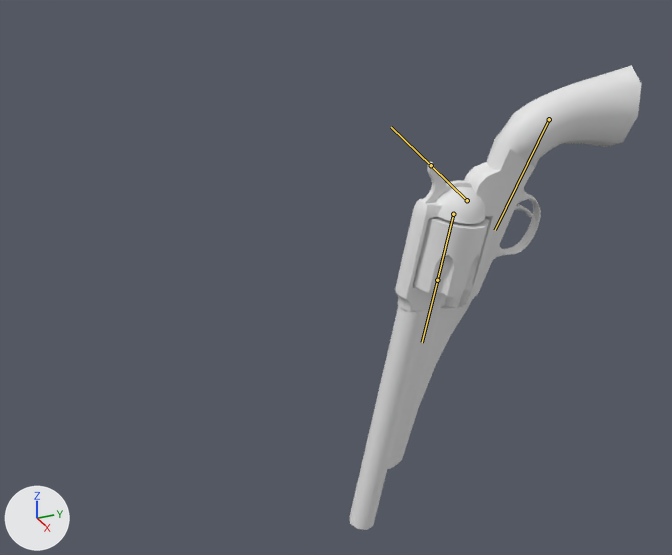
Two versions of the FBX model Art/Animations/WEP_Repeater_Revolver_Animations_001/WEP_Revolver_Repeater_Animations_Throw_001.fbx, one commit apart.
One viewpoint serves both versions: a camera (50 mm lens) standing at (0.676, -0.516, 0.527) and looking at (-0.028, -0.2, 0.176). The axes (+X, +Y, +Z) are drawn at lower left. The lights are the same throughout. Both versions are drawn at frame 1 of the action 'Armature|Armature|Armature|Armature|Armature|Idle|Armature|Idle|Armature'; the numbers are the values there. The bones that bend it are drawn over the model as lines.

Names of what the first picture shows: 'Revolver'.
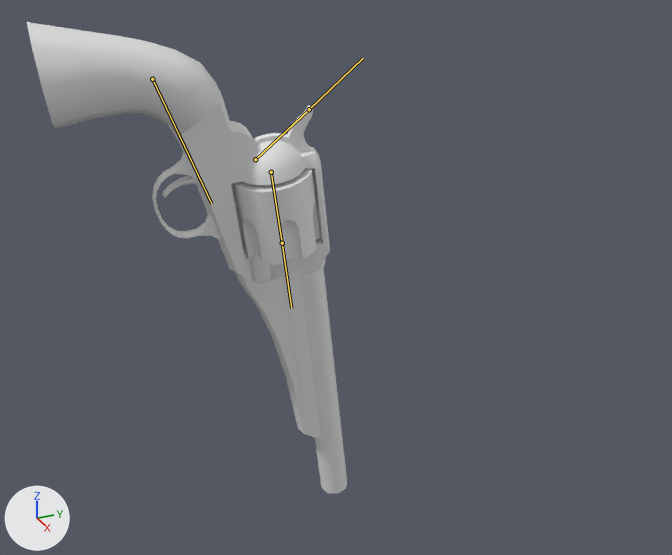
Where the change shows, as pixel boxes [x1, y1, x2, y2] in the pictures (672 x 555 px):
'Revolver', posed (9% wider)
    before: [349, 65, 642, 530]
    after: [27, 22, 347, 494]
bone 'Gun', root to tip
    before: (549, 119) to (495, 230)
    after: (152, 79) to (211, 203)
bone 'Cilinder', root to tip
    before: (453, 214) to (437, 280)
    after: (271, 172) to (282, 243)

The change in detail:
Bone 'Gun' (bone_gun) moves from (0.0, 0.0733, -0.2976) to (0.0, 0.4384, -0.2797).
Bone 'Gun' (bone_gun) turns from (81, -5, -1) to (55, 8, -174) degrees about its own x, y and z.
Bone 'Cilinder' (bone_cilinder) turns from (0, 0, 0) to (-24, 87, -26) degrees about its own x, y and z.
